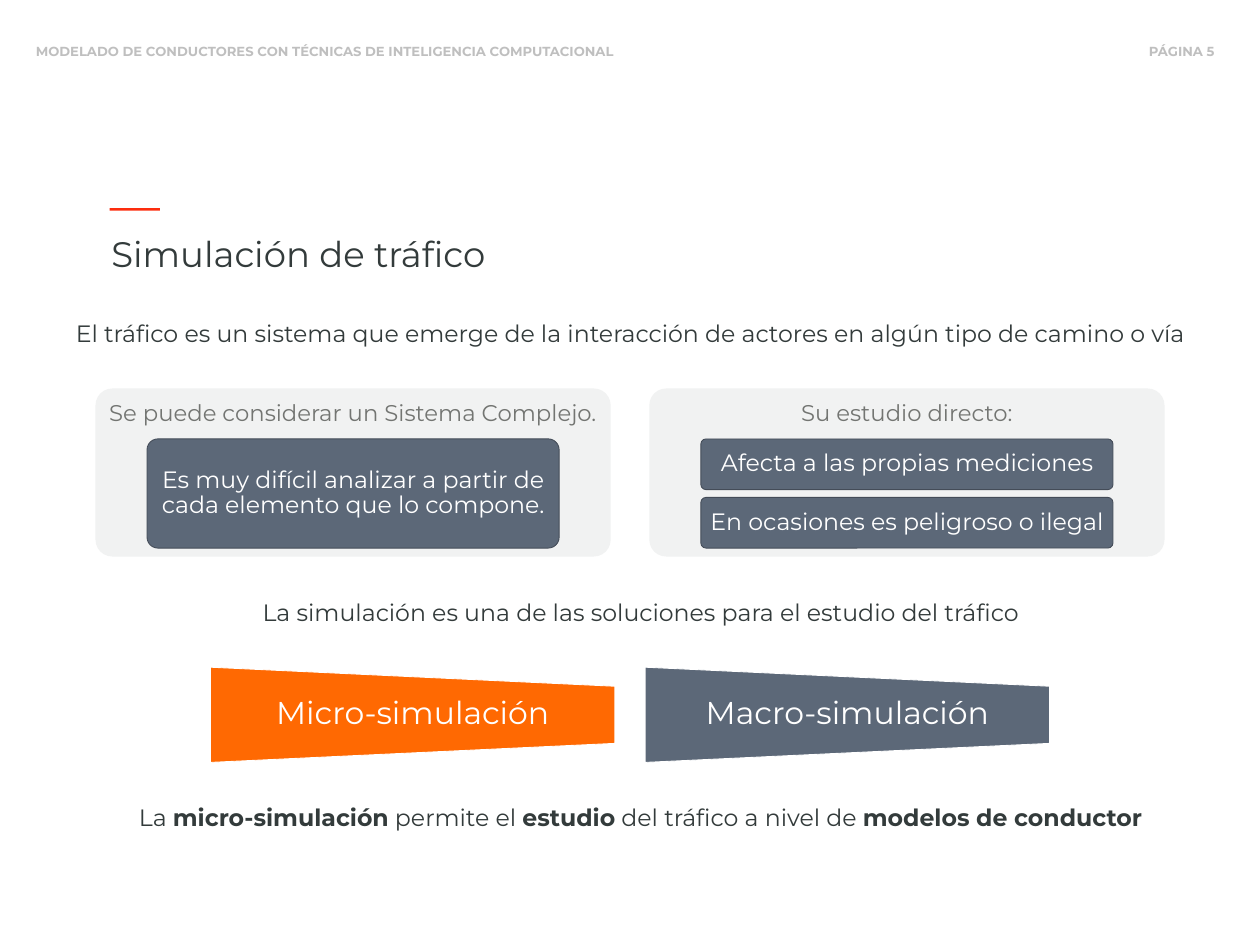
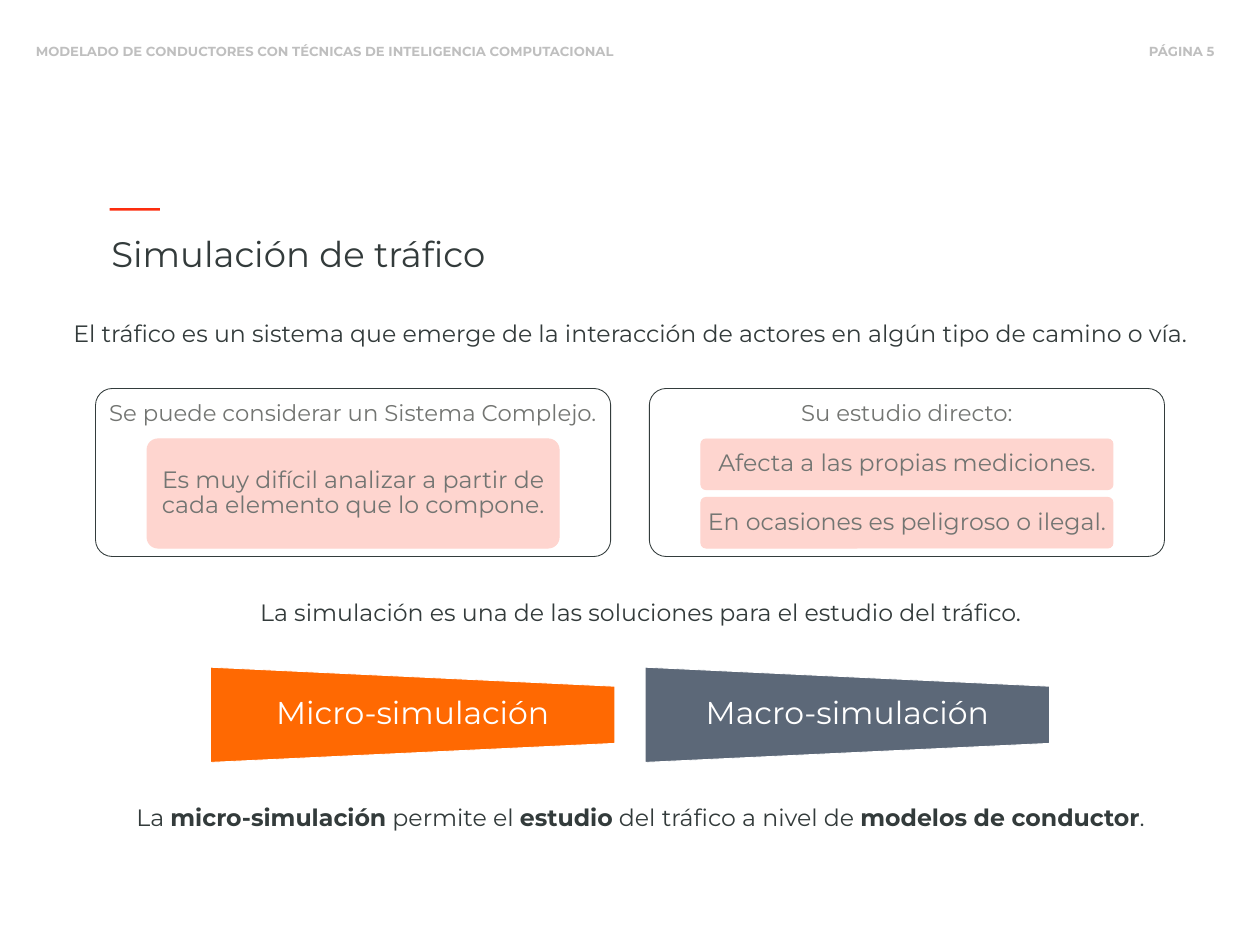
Before and after one commit to blazaid/PhD-Alberto, a slide deck: slide 5 of slides/phd-slides.pptx. Drawn at 1260x945 pixels with LibreOffice and Linux fonts; fonts in the diff are those of the drawing. Boxes give left, top, right and bottom in pixels: in the first picture for what was removed or moved away, otherwise in the second. Text is boxed around its words. In the diff, an @@ line names an element or a change of style, - is before the commit and + after.

```diff
--- a/slides/phd-slides.pptx
+++ b/slides/phd-slides.pptx
@@ text at <box>73,324,1187,347</box>: text changed @@
-El tráfico es un sistema que emerge de la interacción de actores en algún tipo de camino o vía
+El tráfico es un sistema que emerge de la interacción de actores en algún tipo de camino o vía.
@@ rounded rectangle at <box>96,389,611,557</box>: fill #F1F2F2 to #FFFFFF; outline none to #333C3C 1 pt @@
@@ rounded rectangle at <box>650,389,1165,557</box>: fill #F1F2F2 to #FFFFFF; outline none to #333C3C 1 pt @@
@@ text "Es muy difícil analizar a ..." at <box>162,470,544,518</box>: text colour #FFFFFF to #737572 @@
@@ text at <box>718,453,1096,476</box>: text changed; text colour #FFFFFF to #737572 @@
-Afecta a las propias mediciones
+Afecta a las propias mediciones.
@@ fill #5C6878 to #FED5CF; outline #444D59 1 pt to #FED5CF 1 pt in 3 elements at <box>147,439,559,548</box>, <box>701,439,1113,490</box>, <box>701,498,1113,548</box> @@
@@ text at <box>708,512,1106,535</box>: text changed; text colour #FFFFFF to #737572 @@
-En ocasiones es peligroso o ilegal
+En ocasiones es peligroso o ilegal.
@@ text at <box>260,603,1021,626</box>: text changed @@
-La simulación es una de las soluciones para el estudio del tráfico
+La simulación es una de las soluciones para el estudio del tráfico.
@@ text at <box>136,807,1145,831</box>: text changed @@
-La micro-simulación permite el estudio del tráfico a nivel de modelos de conductor
+La micro-simulación permite el estudio del tráfico a nivel de modelos de conductor.
```
Also in this commit, not shown: 35 other slides changed, 1 other file.
